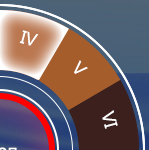
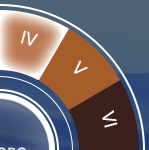
Layered file, before and after one edit (149 × 150). Changes by layer:
painted on "VI" over [104, 121, 118, 129]
painted on "IV" over [19, 30, 27, 44]
hid "Stop" over [0, 4, 145, 150]
hid "Start" over [0, 4, 145, 150]
